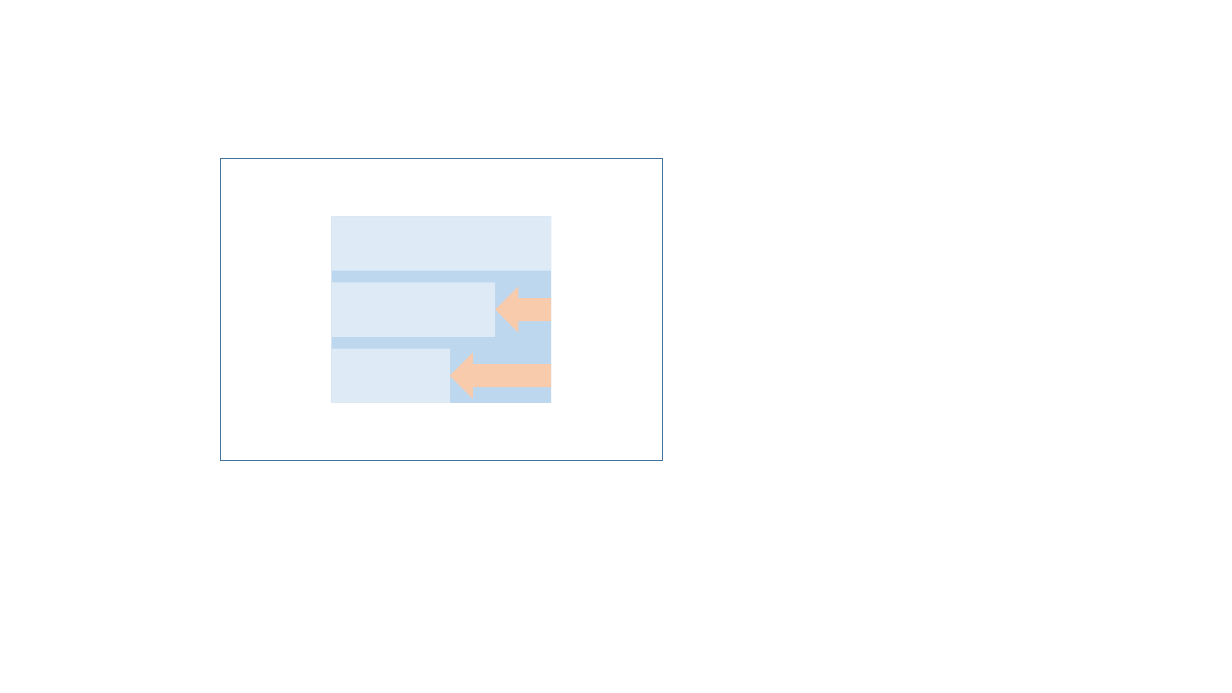
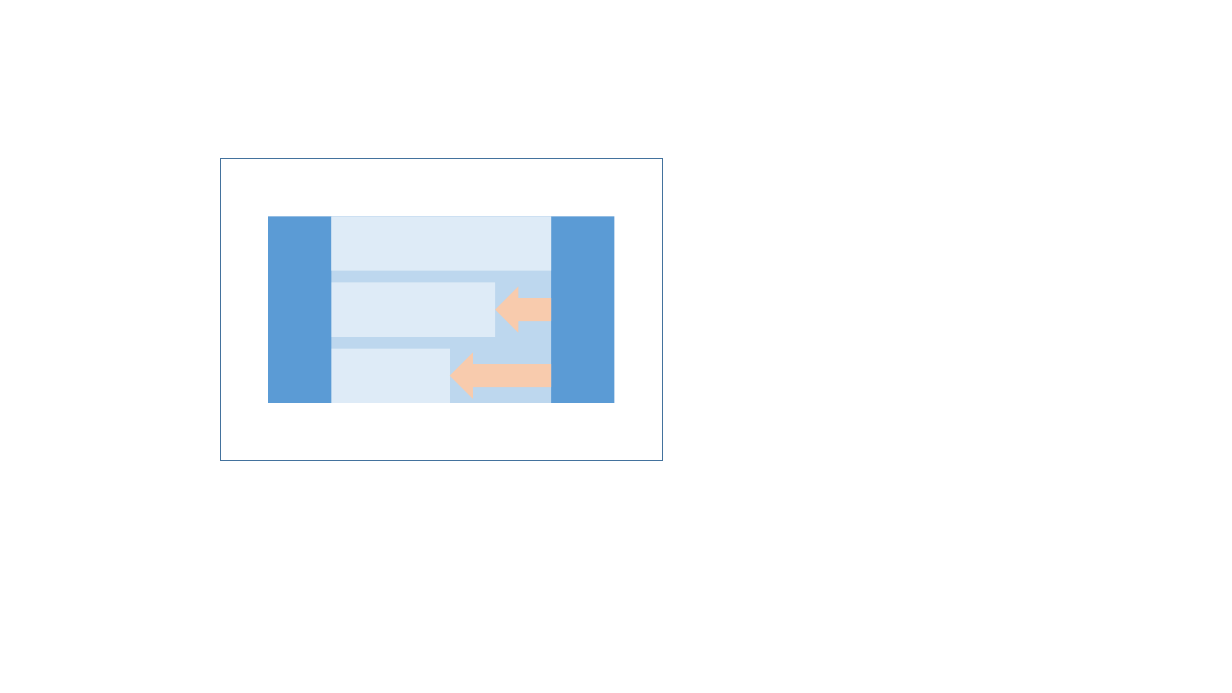
Before and after one commit to zew/go-questionnaire, a slide deck: slide 2 of static/img/doc/pics.pptx. Drawn at 1232x693 pixels with LibreOffice and Linux fonts; fonts in the diff are those of the drawing. Boxes give left, top, right and bottom in pixels: in the first picture for what was removed or moved away, otherwise in the second. Text is boxed around its words. In the diff, an @@ line names an element or a change of style, - is before the commit and + after.

```diff
--- a/static/img/doc/pics.pptx
+++ b/static/img/doc/pics.pptx
@@ rectangle added at (x1=268, y1=216, x2=615, y2=403), fill #5B9BD5 @@
```
Also in this commit, not shown: 2 slides added, 17 other files.
